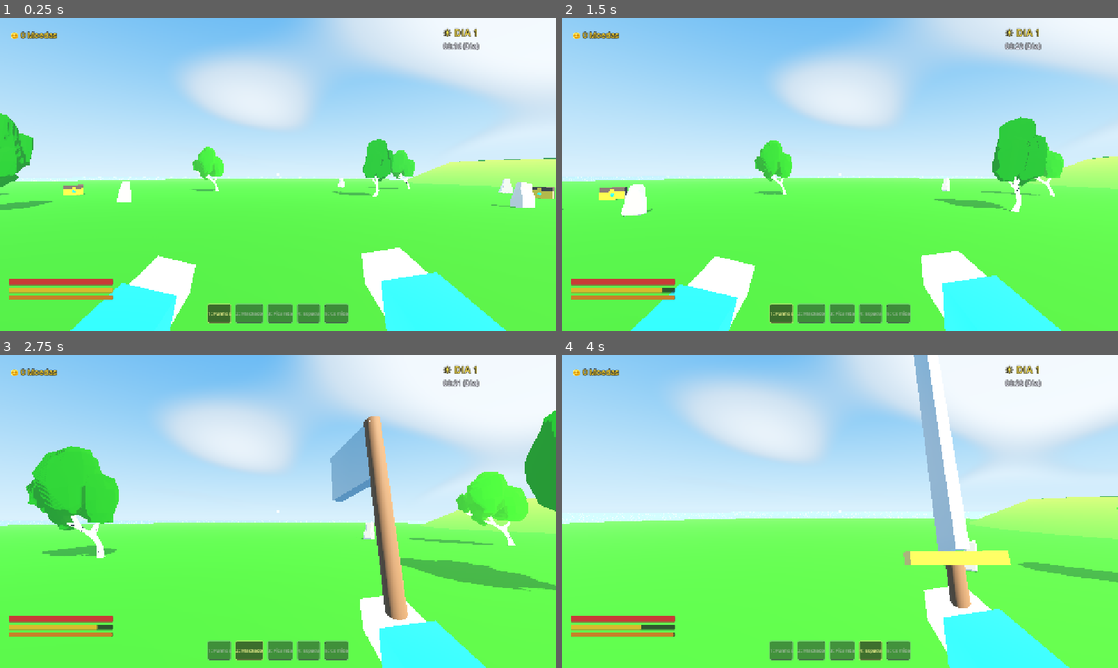
Above: before the commit, frames 1-4 (two rows, left to right).
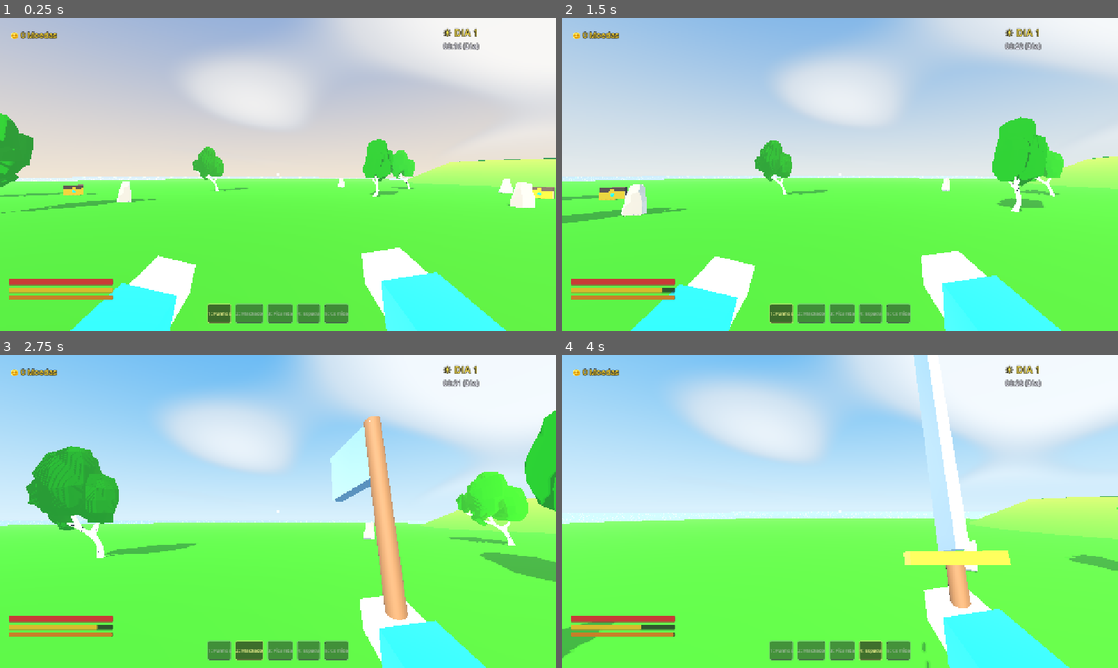
Above: after the commit, the same moments.

Repository: Botopai50/muck-of-the-wild
Game: Godot game, scene res://scenes/main.tscn
The game is run twice, just before and just after one commit, with the same random seed, the same clock (stepped at 60 frames per second) and the same inputs.
Inputs (mouse positions are in pixels of both pictures, inside the frame that each line leads up to):
- Up to frame 1 (0.25 s): no input
- Up to frame 2 (1.5 s): tap Enter at 0.5 s; move the mouse to (867, 174) at 0.52 s; press the mouse at (867, 174) at 0.53 s; hold W (move_forward) from 0.53 s (still down); tap Space (jump) at 0.77 s; move the mouse to (812, 174) at 1.27 s; release the mouse at (812, 174) at 1.28 s; tap 1 (hotbar_1) at 1.35 s
- Up to frame 3 (2.75 s): keep holding W (move_forward); tap Space (jump) at 1.52 s; move the mouse to (289, 505) at 2.02 s; hold 2 (hotbar_2) from 2.03 s (still down)
- Up to frame 4 (4 s): keep holding W (move_forward); move the mouse to (834, 517) at 2.77 s; release 2 (hotbar_2) at 2.78 s; tap 3 (hotbar_3) at 2.85 s; tap Space (jump) at 3.02, 3.77 s; move the mouse to (878, 514) at 3.52 s; hold 4 (hotbar_4) from 3.53 s (still down)

The runs differ from the first frame. In frame 1, 35% of the frame differs, in the area x 0-100%, y 0-63%; in frame 2, 1.8%; in frame 3, 9.1%; in frame 4, 3.2%.

Commit message:
feat: add Web export preset, audio manager alias, and web renderer configuration

Diff:
--- a/materials/m_botw_sky.tres
+++ b/materials/m_botw_sky.tres
@@ -4,7 +4,7 @@
 
 [resource]
 shader = ExtResource("1_uwe3t")
-shader_parameter/use_light_direction = true
+shader_parameter/use_light_direction = false
 shader_parameter/time_of_day = 12.0
 shader_parameter/dawn_zenith = Color(0.35, 0.42, 0.68, 1)
 shader_parameter/dawn_horizon = Color(0.98, 0.65, 0.38, 1)
--- a/project.godot
+++ b/project.godot
@@ -110,3 +110,4 @@
 
 renderer/rendering_method="forward_plus"
 renderer/rendering_method.mobile="forward_plus"
+renderer/rendering_method.web="gl_compatibility"
--- a/scenes/main.tscn
+++ b/scenes/main.tscn
@@ -11,6 +11,7 @@
 [ext_resource type="Material" path="res://materials/m_botw_sky.tres" id="9_sky"]
 
 [sub_resource type="Sky" id="Sky_botw"]
+process_mode = 3
 sky_material = ExtResource("9_sky")
 
 [sub_resource type="Environment" id="Environment_botw"]
--- a/scripts/core/audio_manager.gd
+++ b/scripts/core/audio_manager.gd
@@ -62,6 +62,9 @@
 	p3d.global_position = global_pos
 	p3d.finished.connect(p3d.queue_free)
 	p3d.play()
+
+static func get_sound_stream(sound_name: String) -> AudioStreamWAV:
+	return get_sound(sound_name)
 
 static func get_sound(sound_name: String) -> AudioStreamWAV:
 	if _cached_streams.has(sound_name):
--- a/scripts/core/game_manager.gd
+++ b/scripts/core/game_manager.gd
@@ -63,6 +63,15 @@
 const COLOR_NIGHT_AMBIENT := Color(0.12, 0.15, 0.26)
 
 func _ready() -> void:
+	if not world_environment:
+		world_environment = get_node_or_null("../WorldEnvironment")
+	if not sun_light:
+		sun_light = get_node_or_null("../SunLight")
+	if not player:
+		player = get_node_or_null("../Player")
+	if not enemy_spawner:
+		enemy_spawner = get_node_or_null("../EnemySpawner")
+
 	# Começar no início da manhã do Dia 1
 	cycle_elapsed = day_duration * 0.15
 	_update_cycle_state(true)
@@ -208,12 +217,15 @@
 		env.fog_sky_affect = 0.05
 
 		# Sincronizar Céu Dinâmico BotW com a hora calculada
-		if env.sky and env.sky.sky_material is ShaderMaterial:
-			var total_cycle := day_duration + night_duration
-			var prog := cycle_elapsed / total_cycle
-			var sim_hour: float = fmod(6.0 + prog * 24.0, 24.0)
-			env.sky.sky_material.set_shader_parameter("time_of_day", sim_hour)
-			env.sky.sky_material.set_shader_parameter("use_light_direction", false)
+		if env.sky:
+			env.sky.process_mode = Sky.PROCESS_MODE_REALTIME
+			if env.sky.sky_material is ShaderMaterial:
+				var total_cycle := day_duration + night_duration
+				var prog := cycle_elapsed / total_cycle
+				var sim_hour: float = fmod(6.0 + prog * 24.0, 24.0)
+				env.sky.sky_material.set_shader_parameter("time_of_day", sim_hour)
+				env.sky.sky_material.set_shader_parameter("use_light_direction", false)
+			# print("[GM] Setting time_of_day = ", sim_hour)
 
 func _notify_time_tick() -> void:
 	var total_cycle := day_duration + night_duration
--- a/shaders/botw_sky.gdshader
+++ b/shaders/botw_sky.gdshader
@@ -8,37 +8,37 @@
 // disco solar estilizado e nuvens cumulus pictoricas.
 
 group_uniforms Time_And_Cycle;
-uniform bool use_light_direction = true;
+uniform bool use_light_direction = false;
 // Hora do dia de 0.0 a 24.0 (0=Meia-noite, 6=Amanhecer, 12=Meio-dia, 18=Entardecer)
 uniform float time_of_day : hint_range(0.0, 24.0, 0.1) = 12.0;
 
 group_uniforms Dawn_Palette;
-uniform vec3 dawn_zenith : source_color = vec3(0.35, 0.42, 0.68);
-uniform vec3 dawn_horizon : source_color = vec3(0.98, 0.65, 0.38);
-uniform vec3 dawn_haze : source_color = vec3(1.0, 0.78, 0.52);
+uniform vec4 dawn_zenith : source_color = vec4(0.35, 0.42, 0.68, 1.0);
+uniform vec4 dawn_horizon : source_color = vec4(0.98, 0.65, 0.38, 1.0);
+uniform vec4 dawn_haze : source_color = vec4(1.0, 0.78, 0.52, 1.0);
 
 group_uniforms Noon_Palette;
-uniform vec3 noon_zenith : source_color = vec3(0.16, 0.48, 0.88); // Azul ceruleo BotW
-uniform vec3 noon_horizon : source_color = vec3(0.62, 0.82, 0.94);
-uniform vec3 noon_haze : source_color = vec3(0.80, 0.92, 1.00);
+uniform vec4 noon_zenith : source_color = vec4(0.16, 0.48, 0.88, 1.0); // Azul ceruleo BotW
+uniform vec4 noon_horizon : source_color = vec4(0.62, 0.82, 0.94, 1.0);
+uniform vec4 noon_haze : source_color = vec4(0.80, 0.92, 1.00, 1.0);
 
 group_uniforms Sunset_Palette;
-uniform vec3 sunset_zenith : source_color = vec3(0.22, 0.16, 0.42); // Magenta/Indigo
-uniform vec3 sunset_horizon : source_color = vec3(0.96, 0.38, 0.18); // Laranja vivo
-uniform vec3 sunset_haze : source_color = vec3(0.98, 0.52, 0.28);
+uniform vec4 sunset_zenith : source_color = vec4(0.22, 0.16, 0.42, 1.0); // Magenta/Indigo
+uniform vec4 sunset_horizon : source_color = vec4(0.96, 0.38, 0.18, 1.0); // Laranja vivo
+uniform vec4 sunset_haze : source_color = vec4(0.98, 0.52, 0.28, 1.0);
 
 group_uniforms Night_Palette;
-uniform vec3 night_zenith : source_color = vec3(0.015, 0.025, 0.08); // Azul profundo
-uniform vec3 night_horizon : source_color = vec3(0.05, 0.08, 0.16);
-uniform vec3 night_haze : source_color = vec3(0.08, 0.12, 0.22);
-uniform vec3 ground_color : source_color = vec3(0.08, 0.10, 0.08);
+uniform vec4 night_zenith : source_color = vec4(0.015, 0.025, 0.08, 1.0); // Azul profundo
+uniform vec4 night_horizon : source_color = vec4(0.05, 0.08, 0.16, 1.0);
+uniform vec4 night_haze : source_color = vec4(0.08, 0.12, 0.22, 1.0);
+uniform vec4 ground_color : source_color = vec4(0.08, 0.10, 0.08, 1.0);
 
 group_uniforms Atmosphere_Haze;
 uniform float horizon_haze_intensity : hint_range(0.0, 1.0, 0.02) = 0.65;
 uniform float horizon_haze_exponent : hint_range(0.5, 8.0, 0.1) = 3.0;
 
 group_uniforms Sun_Settings;
-uniform vec3 sun_color : source_color = vec3(1.0, 0.95, 0.85);
+uniform vec4 sun_color : source_color = vec4(1.0, 0.95, 0.85, 1.0);
 uniform float sun_disk_size : hint_range(0.001, 0.05, 0.001) = 0.015;
 uniform float sun_disk_smoothness : hint_range(0.0001, 0.01, 0.0005) = 0.002;
 
@@ -50,8 +50,8 @@
 
 group_uniforms Clouds_Settings;
 uniform bool enable_clouds = true;
-uniform vec3 cloud_color_lit : source_color = vec3(1.0, 1.0, 1.0);
-uniform vec3 cloud_color_shadow : source_color = vec3(0.70, 0.78, 0.90);
+uniform vec4 cloud_color_lit : source_color = vec4(1.0, 1.0, 1.0, 1.0);
+uniform vec4 cloud_color_shadow : source_color = vec4(0.70, 0.78, 0.90, 1.0);
 uniform float cloud_coverage : hint_range(0.0, 1.0, 0.02) = 0.52;
 uniform float cloud_softness : hint_range(0.01, 0.5, 0.01) = 0.12;
 uniform float cloud_speed : hint_range(0.0, 2.0, 0.02) = 0.04;
@@ -101,9 +101,9 @@
 	w_night /= total_w;
 
 	// Cores interpoladas para a hora atual
-	vec3 cur_zenith  = dawn_zenith * w_dawn + noon_zenith * w_noon + sunset_zenith * w_sunset + night_zenith * w_night;
-	vec3 cur_horizon = dawn_horizon * w_dawn + noon_horizon * w_noon + sunset_horizon * w_sunset + night_horizon * w_night;
-	vec3 cur_haze    = dawn_haze * w_dawn + noon_haze * w_noon + sunset_haze * w_sunset + night_haze * w_night;
+	vec3 cur_zenith  = dawn_zenith.rgb * w_dawn + noon_zenith.rgb * w_noon + sunset_zenith.rgb * w_sunset + night_zenith.rgb * w_night;
+	vec3 cur_horizon = dawn_horizon.rgb * w_dawn + noon_horizon.rgb * w_noon + sunset_horizon.rgb * w_sunset + night_horizon.rgb * w_night;
+	vec3 cur_haze    = dawn_haze.rgb * w_dawn + noon_haze.rgb * w_noon + sunset_haze.rgb * w_sunset + night_haze.rgb * w_night;
 
 	// 2. Gradiente vertical de ceu e Haze atmosferico
 	float eye_y = EYEDIR.y;
@@ -111,7 +111,7 @@
 	if (eye_y >= 0.0) {
 		sky_color = mix(cur_horizon, cur_zenith, pow(eye_y, 0.65));
 	} else {
-		sky_color = mix(cur_horizon, ground_color, clamp(-eye_y * 2.5, 0.0, 1.0));
+		sky_color = mix(cur_horizon, ground_color.rgb, clamp(-eye_y * 2.5, 0.0, 1.0));
 	}
 
 	// Bruma atmosferica no horizonte (BotW atmospheric haze)
@@ -125,7 +125,7 @@
 	float sun_disk = smoothstep(sun_cutoff - sun_disk_smoothness, sun_cutoff + sun_disk_smoothness, sun_dot);
 	float sun_corona = pow(sun_dot, 48.0) * 0.4;
 	float day_factor = clamp(effective_sun_dir.y * 3.0, 0.0, 1.0);
-	vec3 sun_render = (sun_color * sun_disk * 2.2 + cur_haze * sun_corona) * day_factor;
+	vec3 sun_render = (sun_color.rgb * sun_disk * 2.2 + cur_haze * sun_corona) * day_factor;
 	sky_color += sun_render;
 
 	// 4. Estrelas cintilantes durante a noite
@@ -155,8 +155,8 @@
 		cloud_mask *= smoothstep(0.02, 0.25, eye_y);
 
 		// Tonalizacao estilizada das nuvens pelo sol e ambiente
-		vec3 c_shaded = mix(cur_horizon * 0.8, cloud_color_shadow, 0.6);
-		vec3 c_lit = mix(cloud_color_lit, cur_haze, 0.25);
+		vec3 c_shaded = mix(cur_horizon * 0.8, cloud_color_shadow.rgb, 0.6);
+		vec3 c_lit = mix(cloud_color_lit.rgb, cur_haze, 0.25);
 		vec3 cloud_final = mix(c_shaded, c_lit, smoothstep(cloud_coverage, 0.85, cumulus_shape));
 
 		sky_color = mix(sky_color, cloud_final, cloud_mask * 0.92);
--- a/shaders/botw_water.gdshader
+++ b/shaders/botw_water.gdshader
@@ -64,6 +64,9 @@
 	float scene_depth = -upos.z / upos.w;
 	float surface_depth = -VERTEX.z;
 	float depth_diff = max(scene_depth - surface_depth, 0.0);
+	if (depth_raw < 0.0001 || depth_raw >= 0.9999) {
+		depth_diff = 999.0;
+	}
 
 	// Gradiente de cor de agua rasa -> agua profunda
 	float depth_factor = clamp(depth_diff / max(depth_distance, 0.01), 0.0, 1.0);
--- a/tools/inspect_models.gd
+++ b/tools/inspect_models.gd
@@ -1,25 +1,15 @@
 extends SceneTree
 
 func _init():
-	var tree_sc = load("res://assets/models/nature/BirchTree_1.fbx")
-	var t = tree_sc.instantiate()
-	print("TREE NODES:")
-	_print_nodes(t, "  ")
-	var rock_sc = load("res://assets/models/nature/Rock_1.fbx")
-	var r = rock_sc.instantiate()
-	print("ROCK NODES:")
-	_print_nodes(r, "  ")
+	var packed = load("res://scenes/main.tscn")
+	var s = packed.instantiate()
+	root.add_child(s)
+	var gm = s.get_node("GameManager")
+	if not gm.world_environment:
+		gm.world_environment = gm.get_node_or_null("../WorldEnvironment")
+	print("gm.world_environment after get_node: ", gm.world_environment)
+	gm.cycle_elapsed = gm.day_duration + gm.night_duration * 0.45
+	gm._apply_lighting_and_atmosphere(1.0)
+	var we = s.get_node("WorldEnvironment")
+	print("sky_mat time_of_day: ", we.environment.sky.sky_material.get_shader_parameter("time_of_day"))
 	quit(0)
-
-func _print_nodes(n: Node, indent: String):
-	var info = n.name + " (" + n.get_class() + ")"
-	if n is MeshInstance3D:
-		info += " mesh=" + str(n.mesh) + " surfaces=" + str(n.mesh.get_surface_count() if n.mesh else 0)
-		for i in range(n.mesh.get_surface_count() if n.mesh else 0):
-			var mat = n.get_surface_override_material(i)
-			if not mat and n.mesh: mat = n.mesh.surface_get_material(i)
-			var m_name = mat.resource_name if mat and mat.resource_name != "" else (mat.get_class() if mat else "null")
-			info += " [surf" + str(i) + "=" + m_name + "]"
-	print(indent + info)
-	for c in n.get_children():
-		_print_nodes(c, indent + "  ")
Binary file changed: captures/01_first_person_gameplay.png
Not shown, added: captures/01_first_person_gameplay.png.import
Binary file changed: captures/02_island_vista_noon.png
Not shown, added: captures/02_island_vista_noon.png.import
Binary file changed: captures/03_sunset_dusk_haze.png
Not shown, added: captures/03_sunset_dusk_haze.png.import
Binary file changed: captures/04_night_invasion_horde.png
Not shown, added: captures/04_night_invasion_horde.png.import
Binary file changed: captures/05_cel_shading_rim_light_detail.png
Not shown, added: captures/05_cel_shading_rim_light_detail.png.import
Not shown, added: export_presets.cfg
Not shown, added: scenes/test/test_inventory.gd.uid
(and 12 more such lines)
